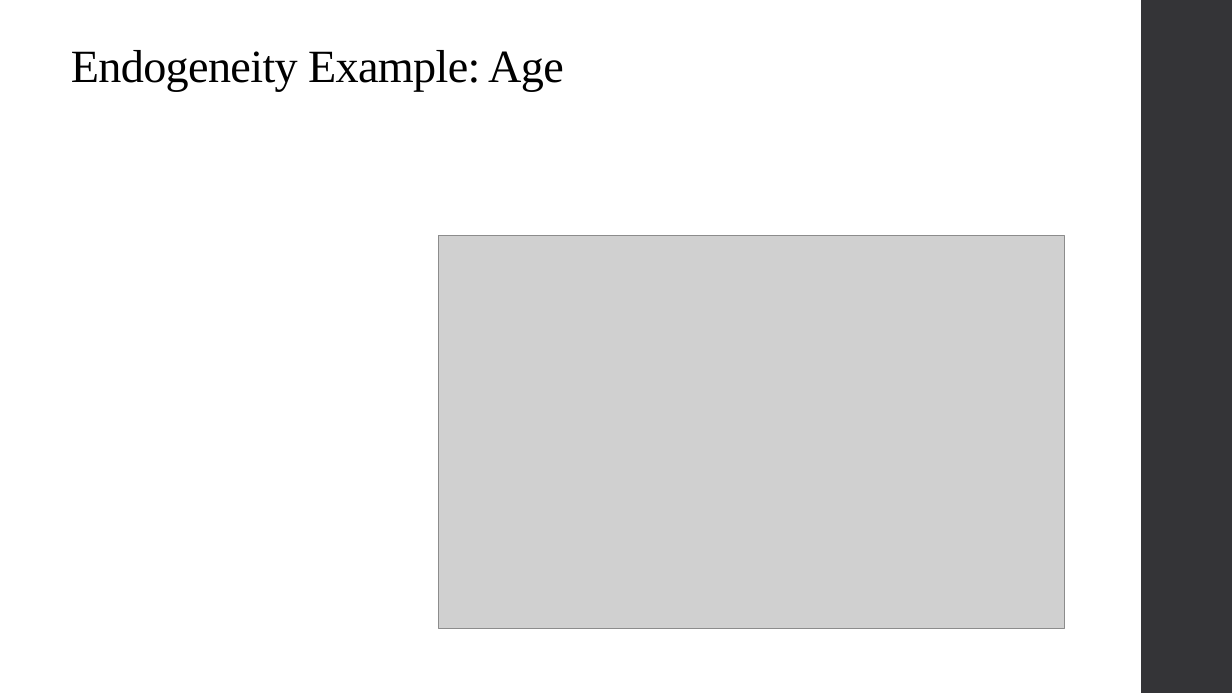
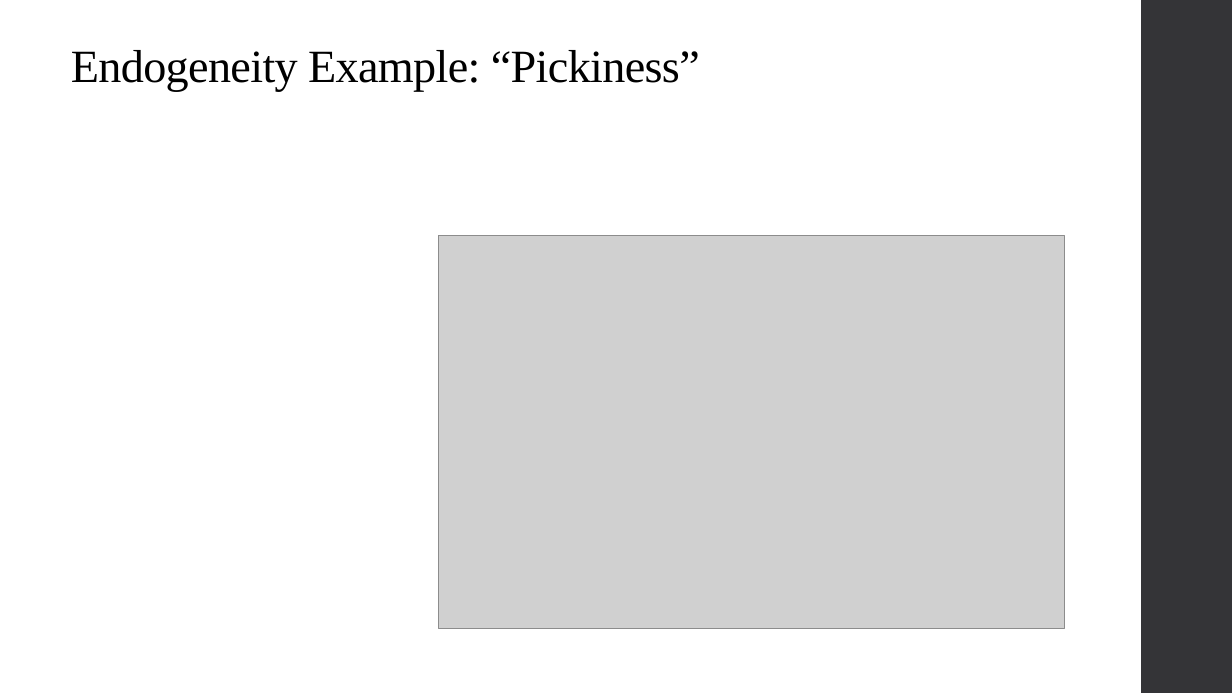
Before and after one commit to qiufei/fork-HAD5744, a slide deck: slide 12 of Lecture06_IV/Lecture6_IVEstimation_2022F.pptx (slide 15 before the commit). Drawn at 1232x693 pixels with LibreOffice and Linux fonts; fonts in the diff are those of the drawing; grey boxes stand for pictures. Boxes give left, top, right and bottom in pixels: in the first picture for what was removed or moved away, otherwise in the second. Text is boxed around its words. In the diff, an @@ line names an element or a change of style, - is before the commit and + after.

```diff
--- a/Lecture06_IV/Lecture6_IVEstimation_2022F.pptx
+++ b/Lecture06_IV/Lecture6_IVEstimation_2022F.pptx
@@ title at [71, 50, 700, 91]: text changed @@
-Endogeneity Example: Age
+Endogeneity Example: “Pickiness”
```
Also in this commit, not shown: 17 other slides changed, 11 slides added, 3 slides removed, 10 other files.
